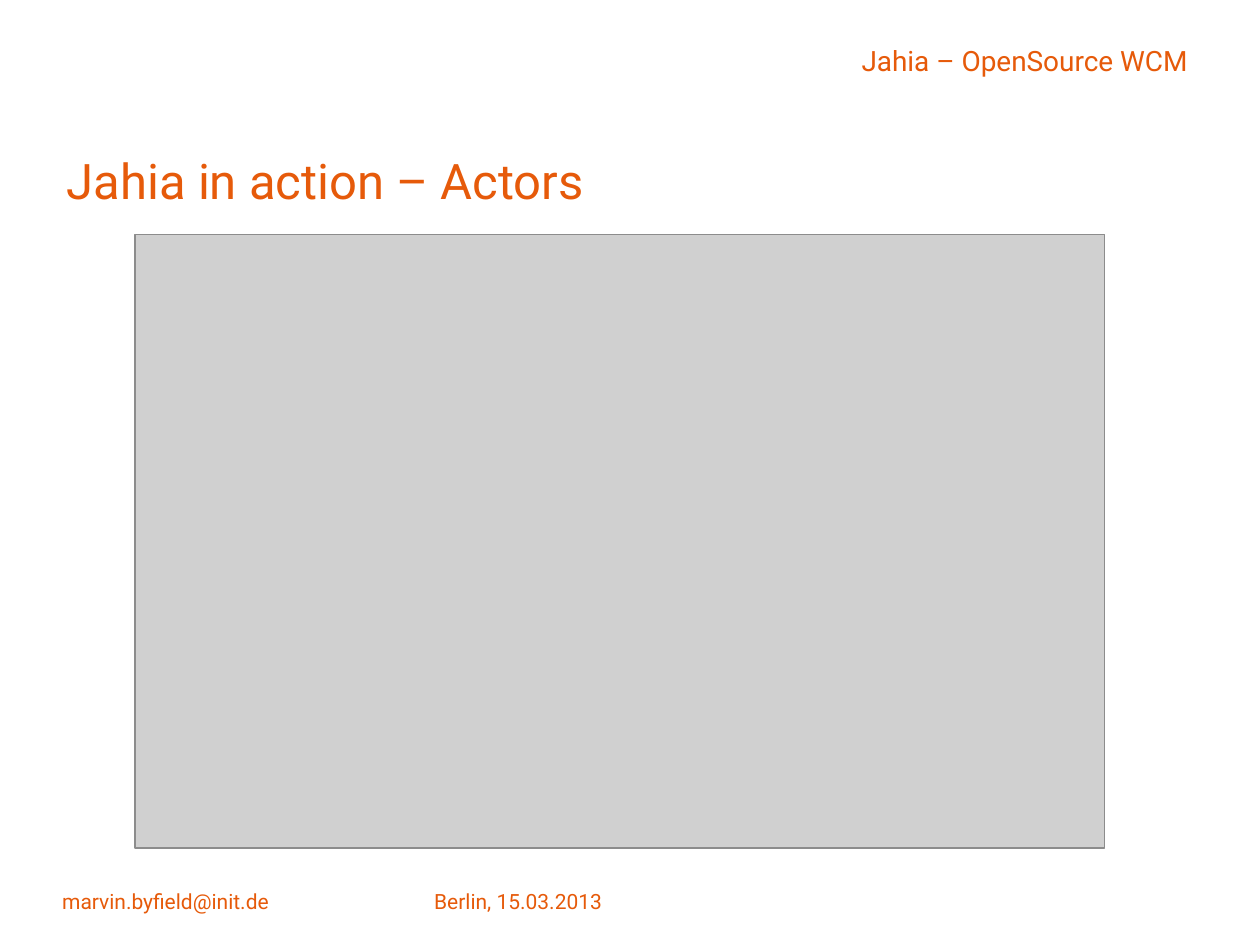
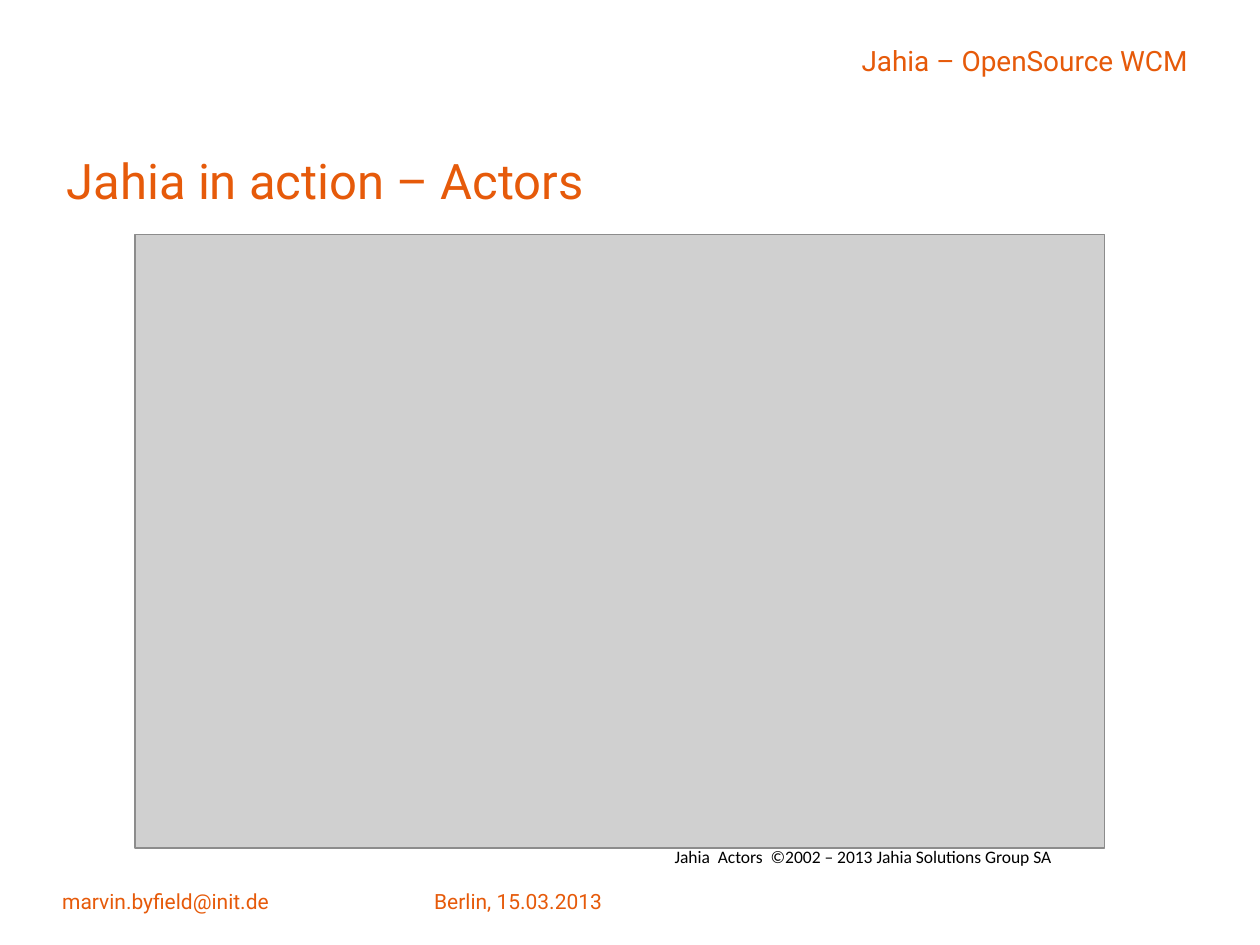
Before and after one commit to Malcolm-X/work, a slide deck: slide 51 of jahia_einführung.pptx (slide 44 before the commit). Drawn at 1260x945 pixels with LibreOffice and Linux fonts; fonts in the diff are those of the drawing; grey boxes stand for pictures; background and template pictures are left out. Boxes give left, top, right and bottom in pixels: in the first picture for what was removed or moved away, otherwise in the second. Text is boxed around its words. In the diff, an @@ line names an element or a change of style, - is before the commit and + after.

Commit message:
splitting presentation
Splitted Jahia Presentation in 2 parts

```diff
--- a/jahia_einführung.pptx
+++ b/jahia_einführung.pptx
@@ text added at (675,851,1051,866), 10 pt, text #000000 @@
+Jahia Actors ©2002 – 2013 Jahia Solutions Group SA
```
Also in this commit, not shown: 11 other slides changed, 12 slides added.
